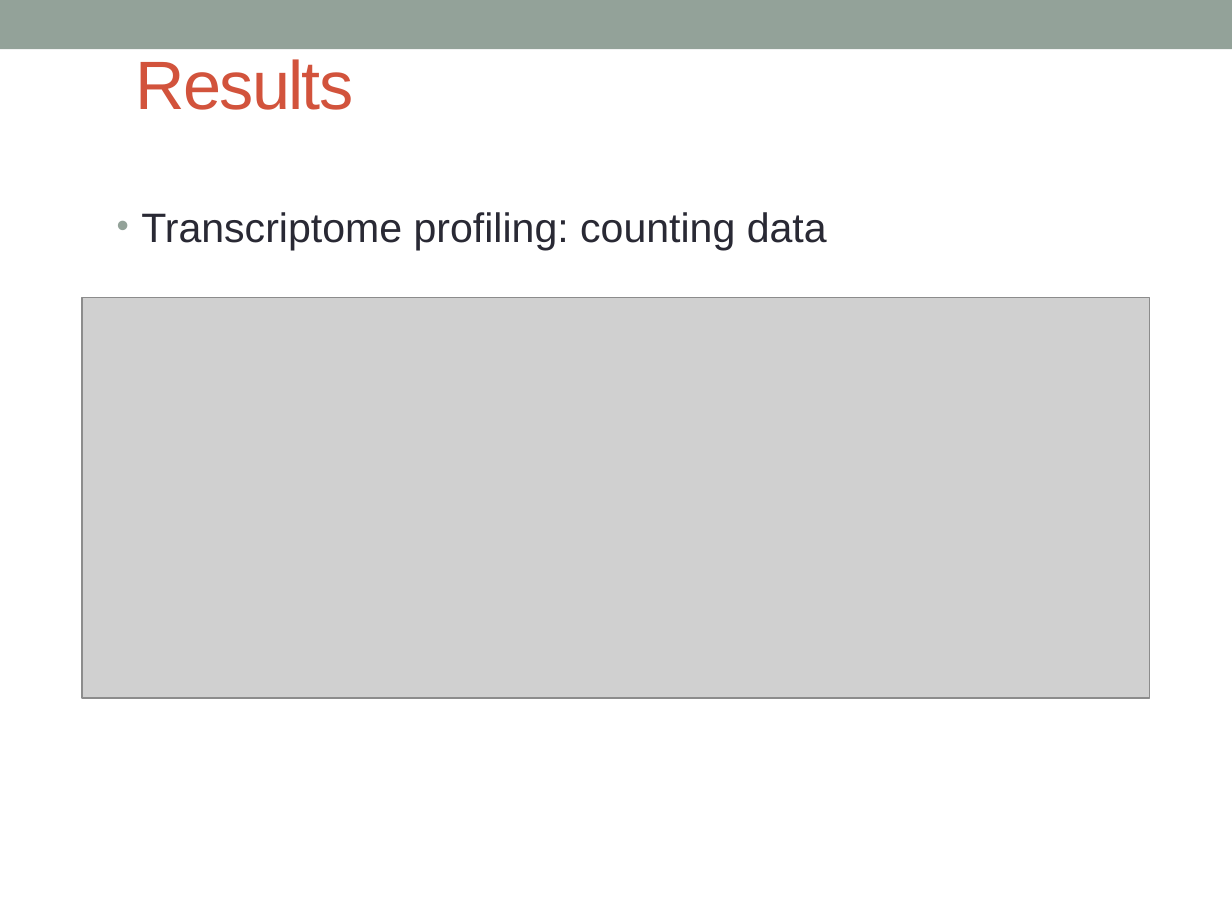
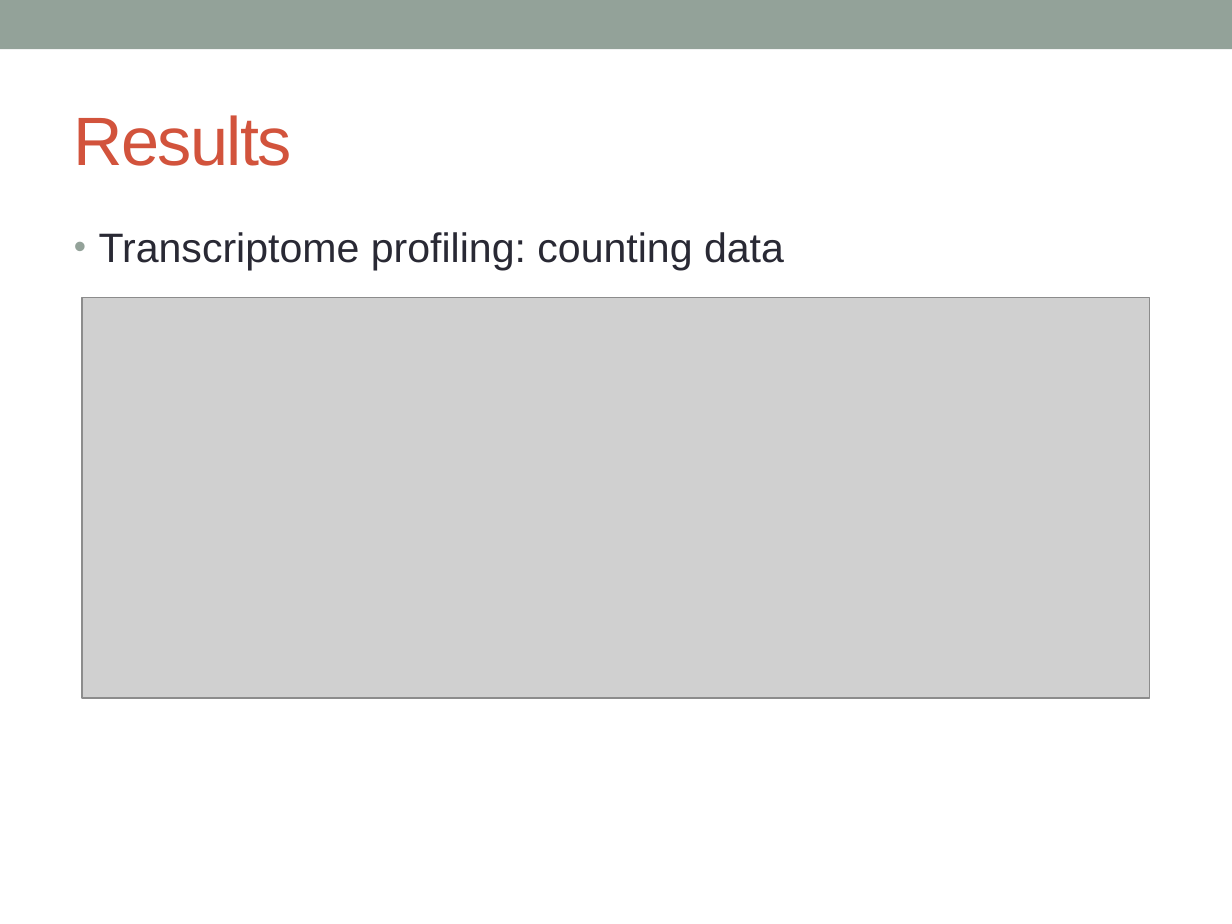
Before and after one commit to katholan/BCB546X-Spring2017_Valerin_final_project, a slide deck: slide 14 of asparagus.pptx. Drawn at 1232x924 pixels with LibreOffice and Linux fonts; fonts in the diff are those of the drawing; grey boxes stand for pictures. Boxes give left, top, right and bottom in pixels: in the first picture for what was removed or moved away, otherwise in the second. Text is boxed around its words. In the diff, an @@ line names an element or a change of style, - is before the commit and + after.

```diff
--- a/asparagus.pptx
+++ b/asparagus.pptx
@@ title "Results": place and size @@
-title "Results" at (136,59,354,110)
+title "Results" at (74,115,292,166)
@@ text "Transcriptome profiling: counting data": place and size @@
-text "Transcriptome profiling: counting data" at (141,212,827,250)
+text "Transcriptome profiling: counting data" at (99,232,784,271)
```
Also in this commit, not shown: 15 other slides changed, 4 slides added, 1 slide removed.
